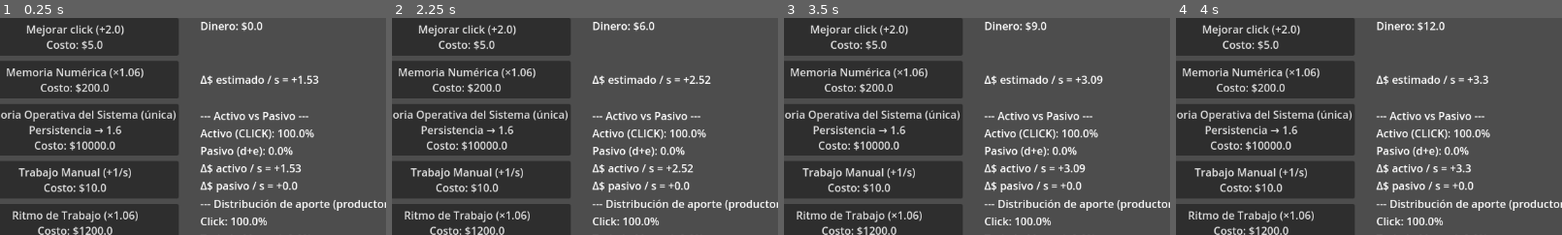
Above: before the commit, frames 1-4 (left to right).
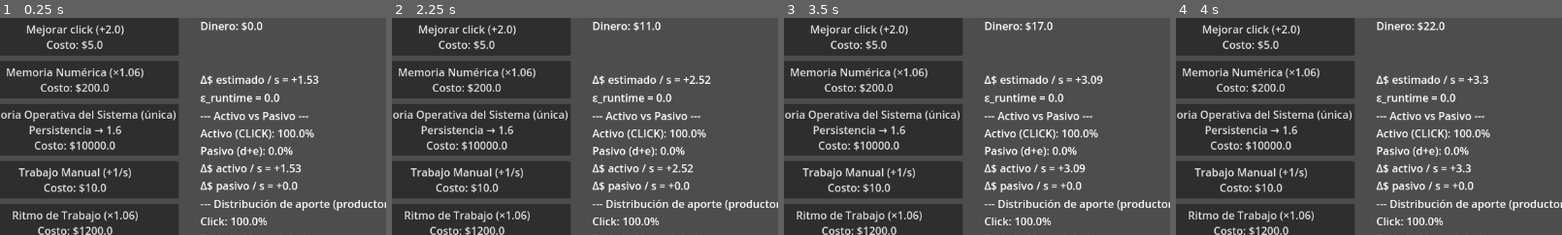
Above: after the commit, the same moments.

Repository: amurito/godot-idle-game
Game: Godot game, scene res://main.tscn
Same seed, same stepped clock (60 frames per second), same inputs: the game is played once before the commit and once after it.
Inputs:
- Up to frame 1 (0.25 s): no input
- Up to frame 2 (2.25 s): click "PUSH (+1.66)" at 0.5 s; click "PUSH (+2.04)" at 1.25 s; click "PUSH (+2.41)" at 2 s
- Up to frame 3 (3.5 s): click "PUSH (+2.75)" at 2.75 s
- Up to frame 4 (4 s): click "PUSH (+3.09)" at 3.5 s
The pictures show only the part of the screen within x 50-100%, y 0-50%; the shares and areas given below are measured in that part.

The runs differ from the first frame. In frame 1, 0.4% of the frame differs, in the area x 52-73%, y 34-40%; in frame 2, 0.5%, in the area x 52-73%, y 1-40%; in frame 3, 0.5%; in frame 4, 0.4%.

Commit message:
v0.7.3 — ε_runtime live and structural tension

Diff:
--- a/main.gd
+++ b/main.gd
@@ -85,6 +85,27 @@
 # α constante para k_eff(μ)
 const ALPHA_KAPPA := 0.55
 
+## =====================================================
+# =====================================================
+#  MÉTRICAS ESTRUCTURALES v0.7.2
+# =====================================================
+
+var epsilon_runtime: float = 0.0
+var epsilon_peak: float = 0.0
+
+var delta_per_sec: float = 0.0
+var total_money_generated: float = 0.0
+
+var baseline_delta_structural: float = 0.0
+var last_stable_structural_upgrades: int = 0
+
+var institutions_unlocked: bool = false
+var show_institutions_panel: bool = false
+
+# Cooldown estructural (clave para ε_runtime)
+var structural_cooldown := 0.0
+const STRUCTURAL_COOLDOWN_TIME := 8.0
+
 # =============== SESIÓN / LAB MODE ===================
 
 var run_time: float = 0.0
@@ -231,9 +252,9 @@
 	var c0 := float(snapped(persistence_base, 0.01))
 	var cn = float(snapped(persistence_dynamic, 0.01))
 	var mu = float(snapped(get_mu_structural_factor(), 0.01))
-	var n := structural_upgrades
-
-	return "c₀ = %s   cₙ = %s   μ = %s   n = %d" % [c0, cn, mu, n]
+	var n_struct = float(structural_upgrades)
+
+	return "c₀ = %s   cₙ = %s   μ = %s   n = %d" % [c0, cn, mu, n_struct]
 
 
 func build_marginal_contribution() -> String:
@@ -373,13 +394,13 @@
 	return 1.0 / (1.0 + exp(-0.35 * (n - 6.0)))
 
 func apply_dynamic_persistence(delta: float) -> void:
-	var n := float(structural_upgrades)
+	var n_struct := float(structural_upgrades)
 
 	# valor teórico esperado
 	var target := get_persistence_target()
 
 	# peso sigmoide — transición suave
-	var a := f_n_alpha(n)
+	var a := f_n_alpha(n_struct)
 
 	# converge sin overshoot
 	persistence_dynamic = lerp(
@@ -398,9 +419,9 @@
 	if structural_upgrades <= 1:
 		return persistence_base
 
-	var n := float(structural_upgrades)
+	var n_struct = float(structural_upgrades)
 	var k_eff := get_k_eff()
-	return persistence_base * pow(k_eff, (1.0 - 1.0 / n))
+	return persistence_base * pow(k_eff, (1.0 - 1.0 / n_struct))
 
 func get_cognitive_mu() -> float:
 	cognitive_mu = 1.0 + log(1.0 + cognitive_level) * COGNITIVE_MULTIPLIER
@@ -413,16 +434,16 @@
 # =====================================================
 
 func compute_structural_model() -> Dictionary:
-	var n := float(structural_upgrades)
+	var n_struct := float(structural_upgrades)
 
 	# k ajustado por μ
 	var k_eff := get_k_eff()
 
 	# fⁿ(teórico) — sigue alineado al target de persistencia
-	var f_n_model := persistence_base * pow(k_eff, (1.0 - 1.0 / max(n, 1.0)))
+	var f_n_model := persistence_base * pow(k_eff, (1.0 - 1.0 / max(n_struct, 1.0)))
 
 	# cₙ(modelo) — misma estructura formal
-	var c_n_model := persistence_base * pow(k_eff, (1.0 - 1.0 / max(n, 1.0)))
+	var c_n_model := persistence_base * pow(k_eff, (1.0 - 1.0 / max(n_struct, 1.0)))
 
 	# ε(modelo) = | fⁿ − cₙ |
 	var eps_model := float(abs(f_n_model - c_n_model))
@@ -433,7 +454,7 @@
 		"eps_model": eps_model,
 		"k": K_PERSISTENCE,
 		"k_eff": k_eff,
-		"n": n,
+		"n": n_struct,
 		"n_log": get_n_log(),
 		"n_power": get_n_power()
 	}
@@ -444,8 +465,13 @@
 # k_eff v0.7
 func get_k_eff() -> float:
 	var mu := get_mu_structural_factor()
-	var alpha := 0.55 # impacto perceptible en pocas upgrades
 	return K_PERSISTENCE * (1.0 + ALPHA_KAPPA * (mu - 1.0))
+
+func register_structural_baseline():
+	baseline_delta_structural = delta_per_sec
+	last_stable_structural_upgrades = structural_upgrades
+
+
 
 
 # -----------------------------------------------------
@@ -478,14 +504,14 @@
 	cognitive_level += 1
 	cognitive_cost *= cognitive_cost_scale
 
-	mu_structural = get_mu_structural_factor()
+	structural_upgrades += 1
+	structural_cooldown = STRUCTURAL_COOLDOWN_TIME
 
 	add_lap("Upgrade estructural → Capital Cognitivo (μ ↑ nivel %d)" % cognitive_level)
 
-	structural_upgrades += 1
-
 	update_cognitive_button()
 	update_ui()
+
 func update_cognitive_button():
 	upgrade_cognitive_button.text = "Capital Cognitivo (μ) (+1 nivel)\n" + "Costo: $" + str(snapped(cognitive_cost, 0.01)) + "\n" + "μ = " + str(snapped(mu_structural, 0.01))
 # =====================================================
@@ -582,12 +608,12 @@
 	var yyyy := str(now.year)
 
 	var hh := str(now.hour).pad_zeros(2)
-	var min := str(now.minute).pad_zeros(2)
+	var mi := str(now.minute).pad_zeros(2)
 
 	return {
 		"fecha_humana": "%s/%s/%s" % [dd, mm, yyyy],
-		"hora_humana": "%s:%s" % [hh, min],
-		"filename_stamp": "%s-%s-%s_%s-%s" % [dd, mm, yyyy, hh, min]
+		"hora_humana": "%s:%s" % [hh, mi],
+		"filename_stamp": "%s-%s-%s_%s-%s" % [dd, mm, yyyy, hh, mi]
 	}
 func _ensure_runs_dir():
 	if not DirAccess.dir_exists_absolute("res://runs"):
@@ -715,9 +741,47 @@
 
 func _process(delta):
 	apply_dynamic_persistence(delta)
+
+	delta_per_sec = get_delta_total()
+
 	run_time += delta
-	money += get_passive_total() * delta
-	update_ui()
+	update_economy(delta)
+
+	# Cooldown estructural
+	if structural_cooldown > 0.0:
+		structural_cooldown -= delta
+		if structural_cooldown <= 0.0:
+			register_structural_baseline()
+
+	update_epsilon_runtime()
+	check_institutions_unlock()
+	update_ui()
+
+
+# ESTRUCTURALES v0.7.2
+func update_epsilon_runtime():
+	if baseline_delta_structural <= 0.0:
+		epsilon_runtime = 0.0
+		return
+
+	var n_struct := float(max(structural_upgrades, 1))
+	var expected_delta := baseline_delta_structural * pow(
+		get_k_eff(),
+		1.0 - (1.0 / n_struct)
+	)
+
+	epsilon_runtime = abs(delta_per_sec - expected_delta) / expected_delta
+	epsilon_runtime = clamp(epsilon_runtime, 0.0, 1.0)
+
+	epsilon_peak = max(epsilon_peak, epsilon_runtime)
+
+#
+# =====================================================
+# 	Acumulación del histórico de dinero generado v0.7.2
+func update_economy(delta):
+	var delta_money = delta_per_sec * delta
+	money += delta_money
+	total_money_generated += delta_money
 
 
 func format_time(t: float) -> String:
@@ -761,23 +825,25 @@
 const PERSISTENCE_NEW_VALUE := 1.6
 
 func _on_PersistenceUpgradeButton_pressed():
-	if persistence_upgrade_unlocked: return
-	if money < persistence_upgrade_cost: return
+	if persistence_upgrade_unlocked:
+		return
+	if money < persistence_upgrade_cost:
+		return
 
 	money -= persistence_upgrade_cost
 	persistence_upgrade_unlocked = true
+
+	persistence_base = PERSISTENCE_NEW_VALUE
 	structural_upgrades += 1
-
-	# nuevo baseline
-	persistence_base = PERSISTENCE_NEW_VALUE
+	structural_cooldown = STRUCTURAL_COOLDOWN_TIME
 
 	add_lap("Upgrade estructural → Persistencia (baseline elevado)")
 
-	# 🔹 regla v0.6.3: nunca reducir cn
 	if persistence_dynamic < persistence_base:
 		persistence_dynamic = persistence_base
 
 	update_ui()
+
 
 
 # AUTO (d + md)
@@ -836,6 +902,27 @@
 	unlocked_me = true
 	add_lap("Desbloqueado me (Red de Intercambio)")
 	update_ui()
+# =====================================================
+#  DESBLOQUEO INSTITUCIONES v0.7.2
+# =====================================================
+func check_institutions_unlock():
+	if institutions_unlocked:
+		return
+
+	if (
+		structural_upgrades >= 20
+		and epsilon_peak >= 0.12
+		and delta_per_sec >= 80.0
+		and total_money_generated >= 50000.0
+	):
+		institutions_unlocked = true
+		on_institutions_unlocked()
+
+func on_institutions_unlocked():
+	print("Nueva capa estructural detectada: Instituciones")
+	show_institutions_panel = true
+
+
 
 # =====================================================
 #  UI — SOLO LEE RESULTADOS (v0.6.3 — HUD científico)
@@ -883,6 +970,8 @@
 
 	if lab_mode:
 		lap_markers_label.text = "--- Lap markers (historial) ---\n"
+		system_state_label.text = "ε_runtime = %s" % snapped(epsilon_runtime, 0.01)
+
 		var start: int = max(0, lap_events.size() - 12)
 		for i in range(start, lap_events.size()):
 			var lap: Dictionary = lap_events[i]
Not shown, changed: .gitignore
Not shown, added: idle_instituciones_y_ε_runtime_documentacion_interna.md
Not shown, added: modelo_matematico_v_0_7.md
Not shown, changed: prompt inicial.md
